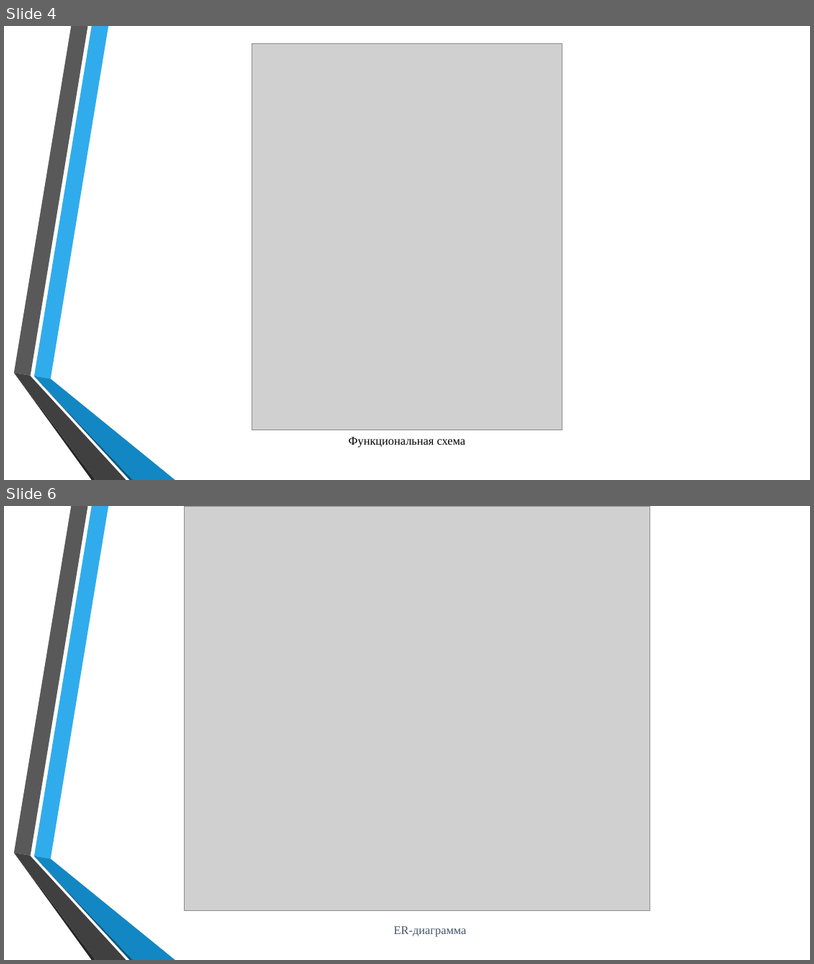
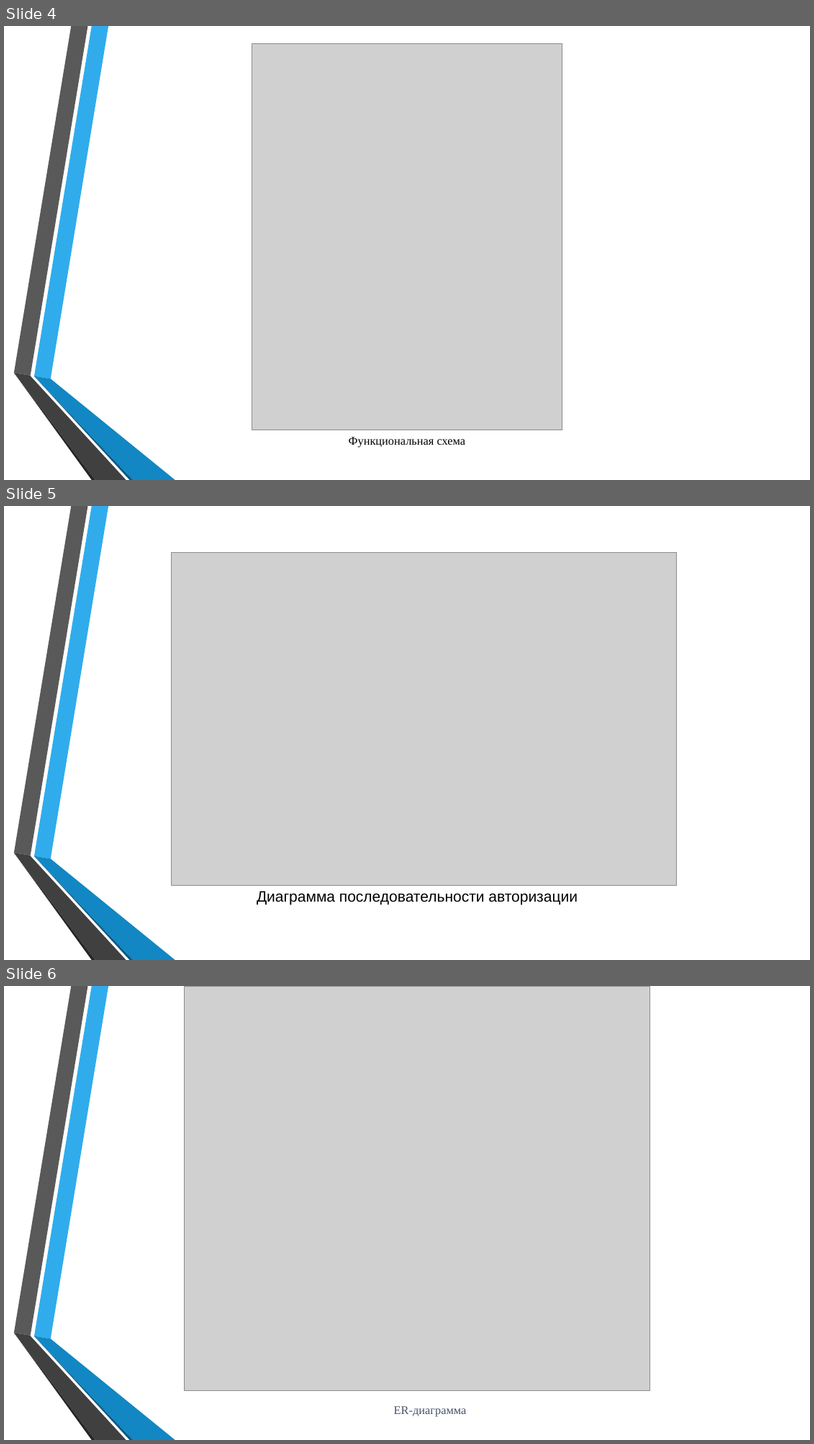
Before and after one commit to Kromnikov/diploma, a slide deck: Диплом/Диплом-Презентация.pptx. Shown one above the other, each under a label of ours: slides 4 and 6 before the commit, slides 4, 5 and 6 after it; the slides between them are not shown. The pictures are 814x964 and 814x1444 pixels, drawn with LibreOffice and Linux fonts; fonts in the diff are those of the drawing; grey boxes stand for pictures. Boxes give left, top, right and bottom in pixels: in the first picture for what was removed or moved away, otherwise in the second. Text is boxed around its words. In the diff, an @@ line names an element or a change of style, - is before the commit and + after.

```diff
--- a/Диплом/Диплом-Презентация.pptx
+++ b/Диплом/Диплом-Презентация.pptx
@@ slide 5 added at [4, 506, 810, 960], background #FFFFFF; not listed: 6 template elements that a slide beside it also shows @@
@@ picture added at [172, 553, 677, 886] @@
@@ text added at [257, 890, 578, 904], 18 pt, text #000000 @@
+Диаграмма последовательности авторизации
```
Also in this commit, not shown: 5 slides changed, 1 slide removed, 6 other files.
